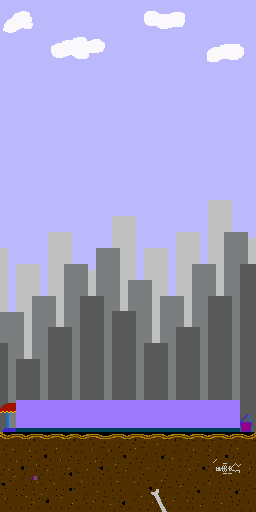
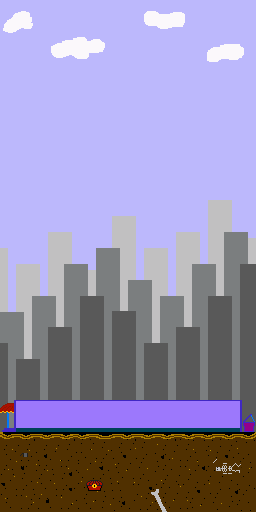
The second 256x512 image is a revision of the first. Changes to its layers:
painted on "Background" over [14, 400, 255, 491]
